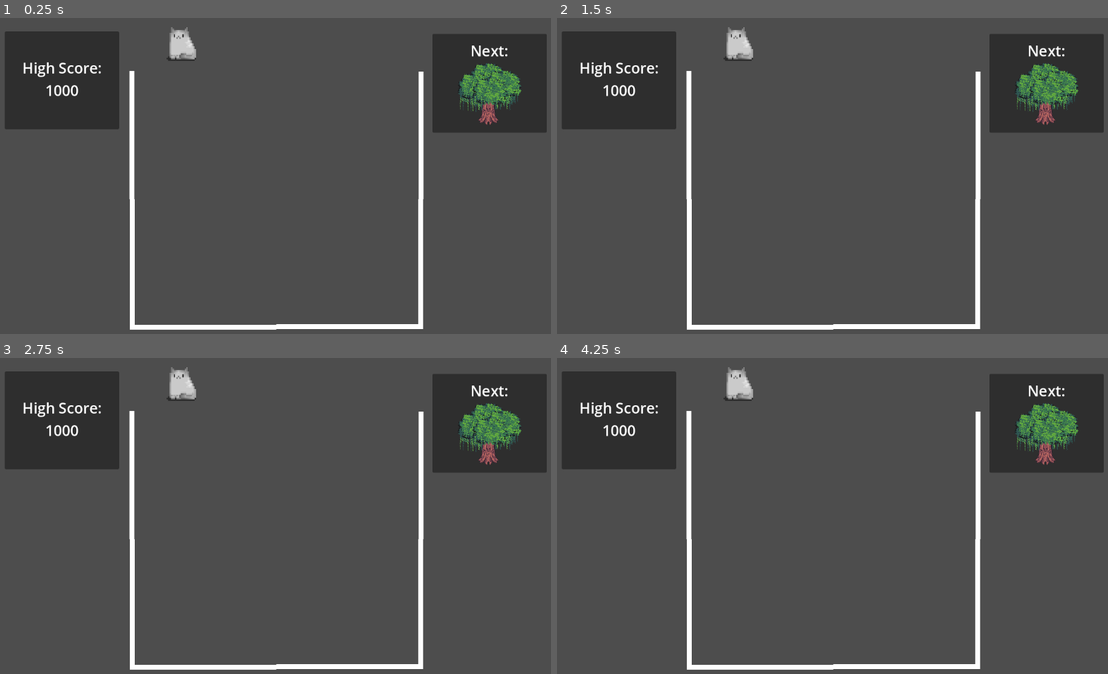
Above: before the commit, frames 1-4 (two rows, left to right).
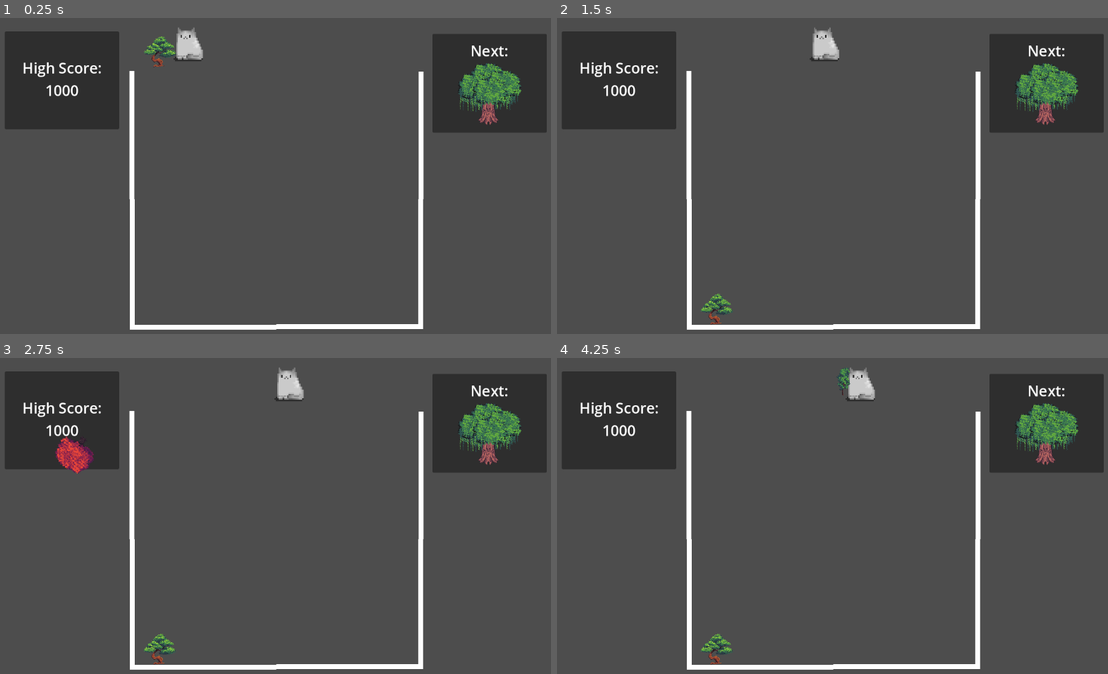
Above: after the commit, the same moments.

Repository: emilykrohn/TreeikaGame
Game: Godot game, scene res://Scenes/Game/main.tscn
The game is run twice, just before and just after one commit, with the same random seed, the same clock (stepped at 60 frames per second) and the same inputs.
Inputs:
- Up to frame 1 (0.25 s): no input
- Up to frame 2 (1.5 s): hold Right (ui_right) 0.53-1.28 s; hold Left (ui_left) from 1.28 s (still down)
- Up to frame 3 (2.75 s): release Left (ui_left) at 2.03 s; hold Right (ui_right) from 2.03 s (still down)
- Up to frame 4 (4.25 s): release Right (ui_right) at 3.53 s; hold Left (ui_left) from 3.53 s (still down)

The runs differ from the first frame. In frame 1, 0.6% of the frame differs, in the area x 26-37%, y 2-16%; in frame 2, 1.1%; in frame 3, 1.6%, in the area x 9-56%, y 2-98%; in frame 4, 1.2%.
Error before the commit: Attempt to call function 'move' in base 'null instance' on a null instance. (res://Scripts/player.gd:6)

Commit message:
Drops trees
Picks one of the first four trees randomly and drops it

Diff:
--- a/Scenes/Game/Trees/tree_3.tscn
+++ b/Scenes/Game/Trees/tree_3.tscn
@@ -5,14 +5,14 @@
 [sub_resource type="PhysicsMaterial" id="PhysicsMaterial_wn6e2"]
 
 [sub_resource type="CircleShape2D" id="CircleShape2D_2736k"]
-radius = 34.2053
+radius = 31.257
 
 [node name="Tree3" type="RigidBody2D"]
 rotation = -0.0876322
 physics_material_override = SubResource("PhysicsMaterial_wn6e2")
 
 [node name="Sprite2D" type="Sprite2D" parent="."]
-scale = Vector2(0.5, 0.5)
+scale = Vector2(0.4, 0.4)
 texture = ExtResource("1_qre55")
 
 [node name="CollisionShape2D" type="CollisionShape2D" parent="."]
--- a/Scenes/Game/Trees/tree_4.tscn
+++ b/Scenes/Game/Trees/tree_4.tscn
@@ -5,14 +5,14 @@
 [sub_resource type="PhysicsMaterial" id="PhysicsMaterial_wn6e2"]
 
 [sub_resource type="CircleShape2D" id="CircleShape2D_2736k"]
-radius = 52.0096
+radius = 36.2215
 
 [node name="Tree4" type="RigidBody2D"]
 rotation = -0.0876322
 physics_material_override = SubResource("PhysicsMaterial_wn6e2")
 
 [node name="Sprite2D" type="Sprite2D" parent="."]
-scale = Vector2(0.7, 0.7)
+scale = Vector2(0.5, 0.5)
 texture = ExtResource("1_leeew")
 
 [node name="CollisionShape2D" type="CollisionShape2D" parent="."]
--- a/Scenes/Game/main.tscn
+++ b/Scenes/Game/main.tscn
@@ -6,13 +6,14 @@
 
 [sub_resource type="Curve2D" id="Curve2D_o1x24"]
 _data = {
-"points": PackedVector2Array(0, 0, 0, 0, 349.203, 40, 0, 0, 0, 0, 879.025, 41)
+"points": PackedVector2Array(0, 0, 0, 0, 363.92, 41, 0, 0, 0, 0, 879.025, 41)
 }
 point_count = 2
 
 [node name="main" type="Node"]
 
 [node name="game" type="Node2D" parent="."]
+unique_name_in_owner = true
 
 [node name="container" parent="game" instance=ExtResource("1_7wxyp")]
 position = Vector2(23, 56)
@@ -106,7 +107,7 @@
 curve = SubResource("Curve2D_o1x24")
 
 [node name="PathFollow2D" type="PathFollow2D" parent="game/Path2D"]
-position = Vector2(349.203, 40)
+position = Vector2(363.92, 41)
 rotation = 0.00188742
 rotates = false
 loop = false
--- a/Scenes/Game/player.tscn
+++ b/Scenes/Game/player.tscn
@@ -1,8 +1,9 @@
-[gd_scene load_steps=10 format=3 uid="uid://b843nssrx4566"]
+[gd_scene load_steps=11 format=3 uid="uid://b843nssrx4566"]
 
 [ext_resource type="Texture2D" uid="uid://dutwy36a4555e" path="res://Art/WhiteCat.png" id="1_o8owq"]
 [ext_resource type="Script" path="res://Scripts/player.gd" id="1_rlybi"]
 [ext_resource type="Script" path="res://Scripts/Movement.gd" id="3_dtoc3"]
+[ext_resource type="Script" path="res://Scripts/drop.gd" id="4_tbglk"]
 
 [sub_resource type="AtlasTexture" id="AtlasTexture_f0cev"]
 atlas = ExtResource("1_o8owq")
@@ -62,3 +63,15 @@
 
 [node name="movement" type="Node" parent="."]
 script = ExtResource("3_dtoc3")
+
+[node name="drop_point" type="Node2D" parent="."]
+position = Vector2(-75, 0)
+
+[node name="drop" type="Node" parent="."]
+script = ExtResource("4_tbglk")
+
+[node name="Timer" type="Timer" parent="drop"]
+wait_time = 2.0
+autostart = true
+
+[connection signal="timeout" from="drop/Timer" to="drop" method="_on_timer_timeout"]
--- /dev/null
+++ b/Scripts/drop.gd
@@ -0,0 +1,17 @@
+extends Node
+
+var trees = [preload("res://Scenes/Game/Trees/tree_1.tscn"), preload("res://Scenes/Game/Trees/tree_2.tscn"),
+			 preload("res://Scenes/Game/Trees/tree_3.tscn"), preload("res://Scenes/Game/Trees/tree_4.tscn")]
+
+var spawn_cooldown := true
+
+func spawn_tree():
+	if spawn_cooldown:
+		var tree = trees[randi() % trees.size()].instantiate()
+		tree.global_position = $"../drop_point".global_position
+		$"../../../../".add_child(tree)
+		print("Spawn")
+		spawn_cooldown = false
+
+func _on_timer_timeout():
+	spawn_cooldown = true
--- a/Scripts/player.gd
+++ b/Scripts/player.gd
@@ -3,4 +3,5 @@
 const SPEED := 10
 
 func _physics_process(_delta):
-	$Movement.move(SPEED)
+	$movement.move(SPEED)
+	$drop.spawn_tree()
